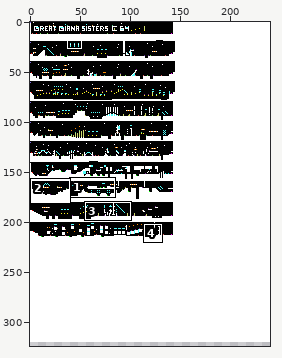
Sprite sheet -- android/assets/data/levels.png. Above: a wide view before the commit, with the close-up outlined.
Close-up. Old version:
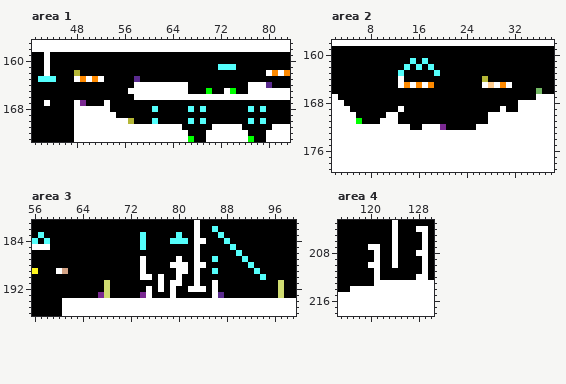
The file is 240x400 pixels. Colours within 5 levels of each other are drawn and written as one. Shown: area 1: x 41..83, y 157..173; area 2: x 2..38, y 158..179; area 3: x 56..99, y 181..196; area 4: x 115..130, y 203..218. The wide view leaves out empty margins. The commit also changed other parts of the picture, which this record leaves out.
After:
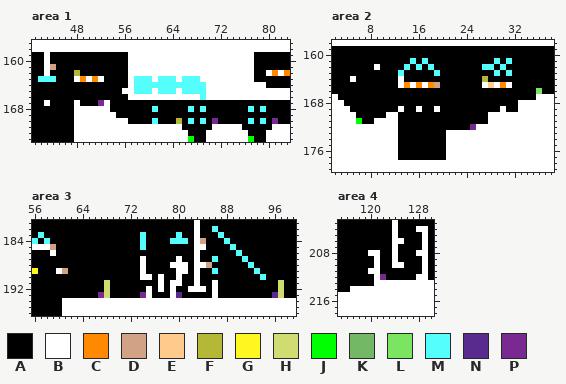
Palette (. is transparent): A #000000  B #ffffff  C #ff8a00  D #d2a285  E #ffcb8d  F #b5b737  G #fff71f  H #d0dc71  J #00ff00  K #73b864  L #7be562  M #54fefc  N #5a2b8f  P #7a2991
Edits made:
Area 1:
The author changed colour F to colour A in row 170 at x 57.
The author changed colour N to colour A in row 164 at x 80.
The author changed colour P to colour A in row 167 at x 49.
The author changed colour A to colour B in rows 159 to 160 at x 57 to 77; in row 161 at x 57 to 71 and 75 to 77; in row 162 at x 57 to 77; in row 163 at x 57, 61, 65 and 69 to 77; in row 164 at x 57 and 70 to 76; in row 165 at x 56, 71 to 72 and 75 to 76.
The author changed colour A to colour B in row 166 at x 57.
The author changed colour J to colour B in row 165 at x 70 and 74.
The author changed colour M to colour B in row 161 at x 72 to 74.
The author changed colour A to colour D in row 161 at x 44.
The author changed colour A to colour F in row 170 at x 65.
The author changed colour A to colour M in row 163 at x 59 to 60, 62 to 64 and 66 to 68; in rows 164 to 165 at x 67 to 69.
The author changed colour B to colour M in row 164 at x 58 to 66; in row 165 at x 58 to 60, 62 to 64 and 66; in row 166 at x 69.
The author changed colour N to colour M in row 163 at x 58.
The author changed colour A to colour P in row 167 at x 52; in row 170 at x 71 and 81.
Area 2:
The author changed colour B to colour A in row 172 at x 13 to 14 and 17 to 19; in rows 173 to 177 at x 13 to 20.
The author changed colour P to colour A in row 172 at x 20.
The author changed colour A to colour B in row 162 at x 9; in row 164 at x 5; in row 169 at x 16 and 19; in row 171 at x 9.
The author changed colour A to colour D in row 165 at x 19.
The author changed colour K to colour L in row 166 at x 36.
The author changed colour A to colour M in row 161 at x 29 and 31; in row 162 at x 27 to 28 and 30; in row 163 at x 29 and 31.
The author changed colour A to colour P in row 172 at x 25.
Area 3:
The author changed colour N to colour A in row 193 at x 87.
The author changed colour A to colour B in row 185 at x 84; in row 186 at x 59.
The author changed colour A to colour D in row 185 at x 59; in row 188 at x 85.
The author changed colour B to colour D in row 184 at x 84.
The author changed colour A to colour N in row 193 at x 80 and 96.
Area 4:
The author changed colour B to colour A in row 207 at x 120 to 121; in row 210 at x 120.
The author changed colour A to colour B in row 206 at x 125; in row 208 at x 120; in row 210 at x 125; in row 211 at x 120.
The author changed colour A to colour P in row 212 at x 122.
